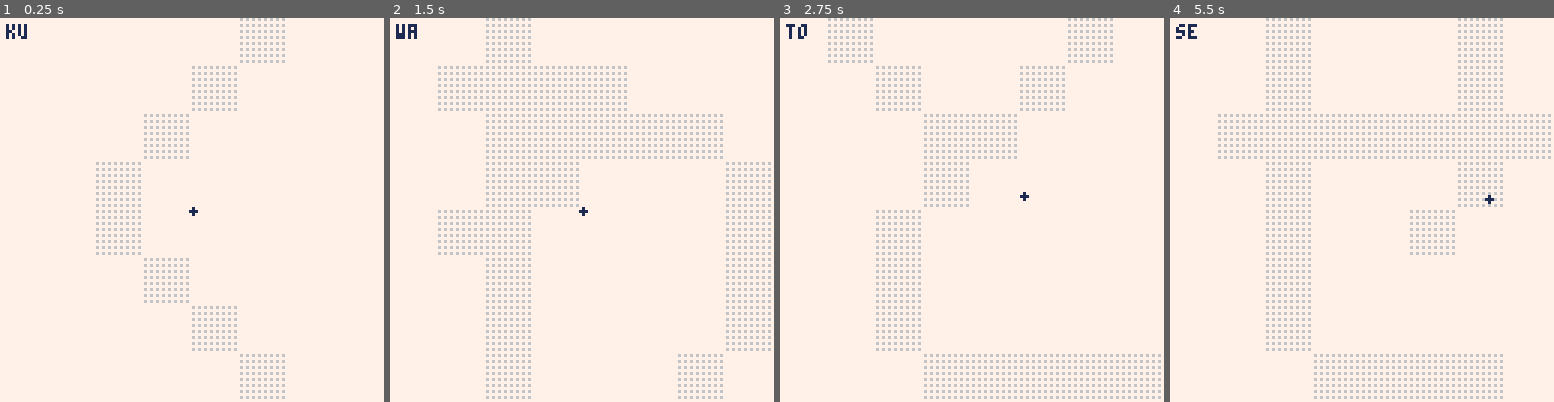
Above: before the commit, frames 1-4 (left to right).
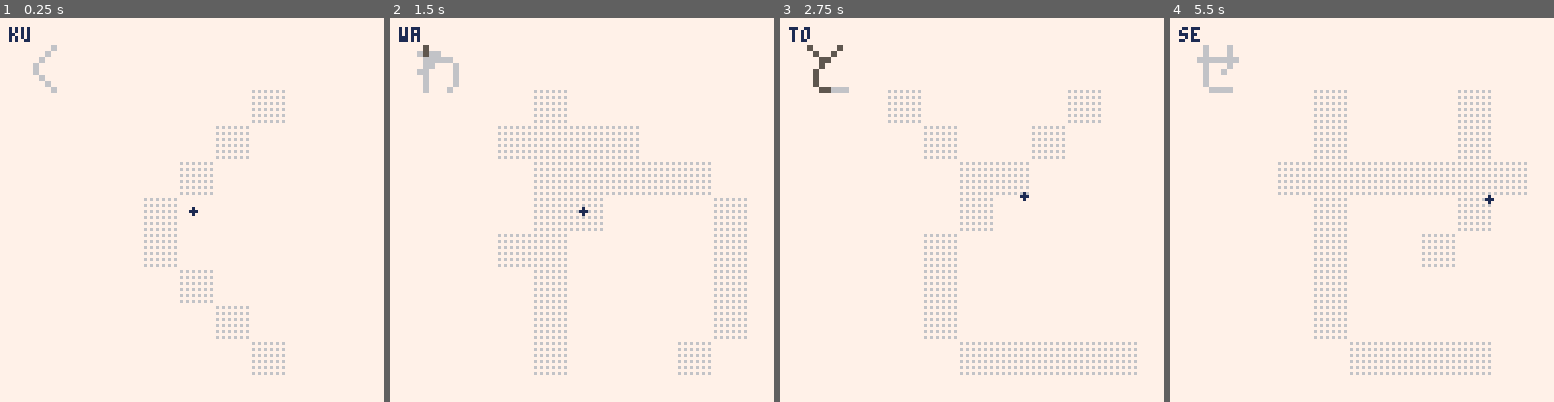
Above: after the commit, the same moments.

Repository: SestrenExsis/KanaPractice
Game: PICO-8 cartridge kana_practice.p8
Same seed, same stepped clock (60 frames per second), same inputs: the game is played once before the commit and once after it.
Inputs (mouse positions are in pixels of both pictures, inside the frame that each line leads up to):
- Up to frame 1 (0.25 s): no input
- Up to frame 2 (1.5 s): tap X (X key) at 0.33, 1.07 s; click (670, 121) at 0.67 s; tap O (Z key) at 0.7 s; click (436, 267) at 1.22 s
- Up to frame 3 (2.75 s): hold Right 1.6-2.1 s; tap O (Z key) at 1.7, 2.1, 2.5 s; click (887, 114) at 1.77 s; tap X (X key) at 1.85 s; hold Up 2.15-2.42 s; click (952, 259) at 2.32 s; hold Right from 2.47 s (still down)
- Up to frame 4 (5.5 s): click (1404, 106) at 2.87 s; tap O (Z key) every 0.4 s from 2.9 to 5.3 s; tap X (X key) at 2.97, 4.08, 5.2 s; release Right at 3.03 s; hold Left 3.08-3.58 s; click (1465, 256) at 3.42 s; hold Down 3.63-3.97 s; click (1231, 102) at 3.97 s; hold Right 4.02-4.68 s; click (1292, 248) at 4.52 s; hold Up 4.73-5.03 s; click (1354, 94) at 5.07 s; hold Left from 5.08 s (still down)

The runs differ from the first frame. In frame 1, 4.4% of the frame differs, in the area x 1-75%, y 0-100%; in frame 2, 9.2%; in frame 3, 7.3%; in frame 4, 9.4%, in the area x 1-100%, y 0-100%.

Commit message:
Show stroke order animation

Diff:
--- a/kana_practice.p8
+++ b/kana_practice.p8
@@ -234,8 +234,12 @@
 function _draw()
 	cls(_c_cnv)
 	local p=strokes(_kana)
+	drawkana(p,64,7,9,2,_c_cut)
+	local i=(12*t())%64
+	i=mid(0,i-16,64)
+	drawkana(p,i,7,9,2,_c_dry)
  fillp(0b0101111101011111)
-	drawkana(p,64,0,0,16)
+	drawkana(p,64,24,24,12)
  fillp()
  -- draw dry ink
 	for id,amt in pairs(_drys) do
@@ -277,7 +281,7 @@
 		_nib_px,_nib_py,
 	 max(1,_nib_sz),_c_nib
 	)
-	print(_kana,2,2,1)
+	print(_kana,3,3,1)
 end
 -->8
 -- helper functions
@@ -421,23 +425,22 @@
 	p,   -- points table
 	i,   -- progression counter
 	x,y, -- upper left corner
-	s    -- scale in pixels
+	s,   -- scale in pixels
+	c    -- color
 	) -- return type: bool
+	if (c==nil) c=_c_cut
 	for points in all(p) do
 		for pt in all(points) do
 			i-=1
 			if (i<=0) break
 			if s==1 then
-				pset(x+pt.x,y+pt.y,1)
+				pset(x+pt.x,y+pt.y,c)
 			else
 				local top=y+s*pt.y
 				local lft=x+s*pt.x
 				local btm=top+s-1
 				local rgt=lft+s-1
-				rectfill(
-					lft,top,rgt,btm,
-				 _c_cut
-				)
+				rectfill(lft,top,rgt,btm,c)
 			end
 		end
 		i-=5
